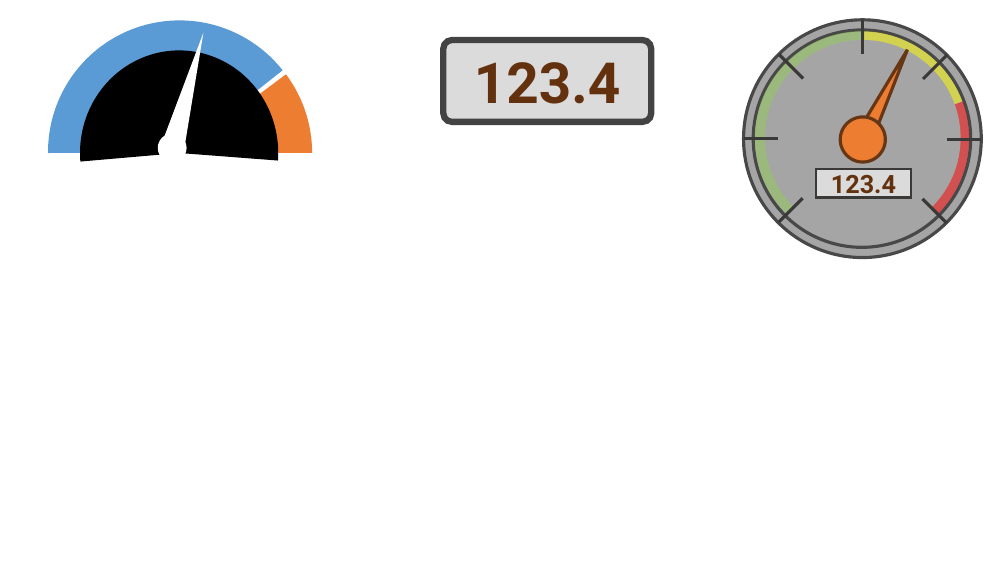
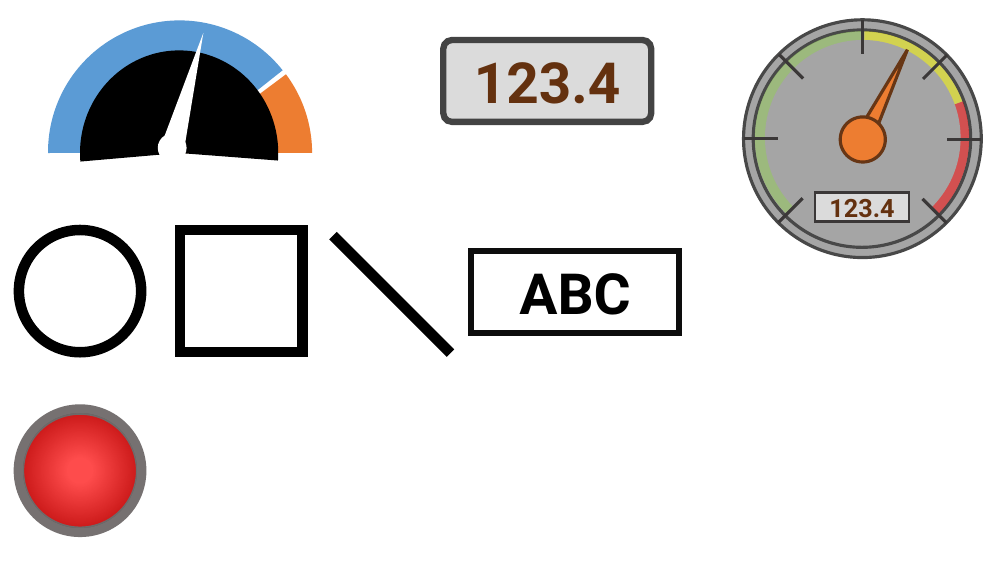
Before and after one commit to scrutinydebugger/scrutiny-devtools, a slide deck: slide 9 of graphics/graphics.pptx. Drawn at 1008x567 pixels with LibreOffice and Linux fonts; fonts in the diff are those of the drawing. Boxes give left, top, right and bottom in pixels: in the first picture for what was removed or moved away, otherwise in the second. Text is boxed around its words. In the diff, an @@ line names an element or a change of style, - is before the commit and + after.

```diff
--- a/graphics/graphics.pptx
+++ b/graphics/graphics.pptx
@@ rectangle "123.4": place and size @@
-rectangle "123.4" at (817,169,911,197)
+rectangle "123.4" at (815,193,910,222)
@@ ellipse added at (19,230,141,352), outline #000000 10 pt @@
@@ rectangle added at (180,230,302,352), outline #000000 10 pt @@
@@ line added from (333, 236) to (451, 353), #000000 10 pt @@
@@ rounded rectangle added at (471,251,679,333), outline #0D0D0D 6 pt, 54 pt, text #000000, bold @@
+ABC
@@ ellipse added at (19,410,141,532), fill #FF0000, outline #767171 10 pt @@
@@ ellipse added at (23,414,136,528), fill gradient #FFFFFF to #000000 @@
```
Also in this commit, not shown: 1 other slide changed, 2 other files.
